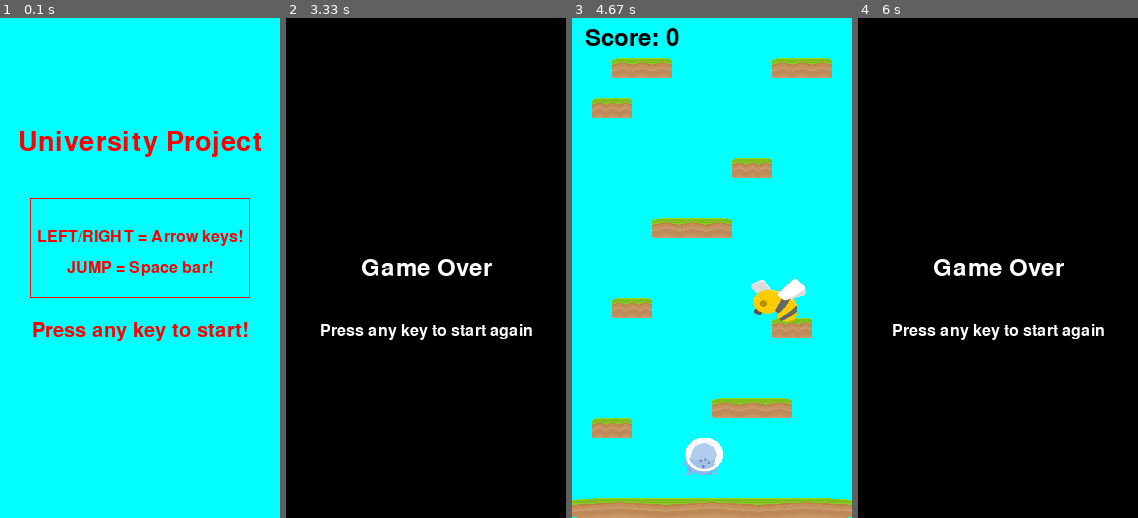
Above: before the commit, frames 1-4 (left to right).
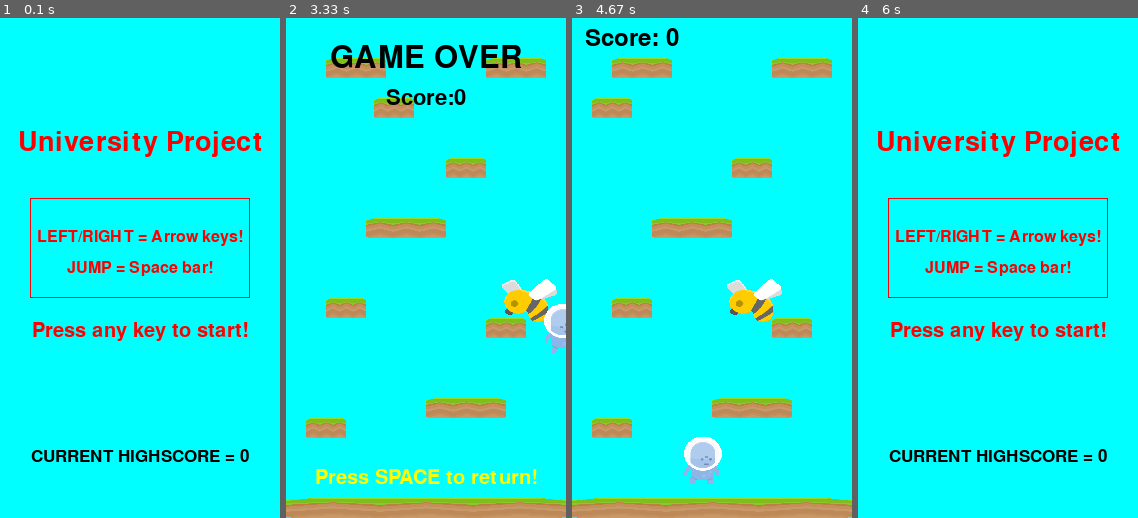
Above: after the commit, the same moments.

Repository: Calum-Johnston/pygame_2d_platformer
Game: pygame game, started from main.py
The game is run twice, just before and just after one commit, with the same random seed, the same clock (stepped at 60 frames per second) and the same inputs.
Inputs:
- Up to frame 1 (0.1 s): no input
- Up to frame 2 (3.33 s): tap Space at 0.33, 1.23, 1.53, 1.73, 2.03, 2.23, 2.53, 3.13 s; hold Space 0.67-1.13 s; hold Right 0.67-1.13 s; hold Right 1.17-1.63 s; hold Right 1.67-2.13 s; hold Left 2.17-2.7 s; hold Left from 3.07 s (still down)
- Up to frame 3 (4.67 s): tap Space at 3.43, 3.57, 3.87, 4.23, 4.63 s; release Left at 3.47 s; hold Right 3.5-4.13 s; hold Down 4.17-4.53 s; hold Left from 4.57 s (still down)
- Up to frame 4 (6 s): release Left at 5.03 s; hold Right 5.07-5.53 s; tap Space at 5.13, 5.43, 5.63, 5.93 s; hold Right from 5.57 s (still down)

The runs differ from the first frame. In frame 1, 1.0% of the frame differs, in the area x 11-89%, y 86-89%; in frame 2, 98%; in frame 3, 2.0%; in frame 4, 99%, in the area x 0-100%, y 0-100%.

Commit message:
Added highscore, better splashscreens, etc

Diff:
--- a/main.py
+++ b/main.py
@@ -39,19 +39,35 @@
     """ Constructor. Create all our attributes and initialize
         the game. """
     def __init__(self):
+
+        # Read in spritesheet data
+        self.player_spritesheet = SpriteSheet(PLAYER_SPRITESHEET)
+        self.enemy_spritesheet = SpriteSheet(ENEMY_SPRITESHEET)
+        self.platform_spritesheet = SpriteSheet(PLATFORM_SPRITESHEET)
+
+        # Read in pre-built platform sections
+        easy = []; medium = []; hard = []
+        for x in range(0, 5):
+            with open("sections/easy/easy_%i.txt" % (x + 1)) as textFile:
+                easy.append([line.split() for line in textFile])
+            with open("sections/medium/medium_%i.txt" % (x + 1)) as textFile:
+                medium.append([line.split() for line in textFile])
+            with open("sections/hard/hard_%i.txt" % (x + 1)) as textFile:
+                hard.append([line.split() for line in textFile])
+
+
+    """ Setups basic game variables """
+    def setupGame(self):
         # Define the player's score
         self.score = 0
 
-        # Read in data files
-        self.loadData()
-
-        # Define groups
+        # Define sprite groups
         self.player_sprites = pygame.sprite.Group()
         self.platform_sprites = pygame.sprite.Group()
         self.enemy_sprites = pygame.sprite.Group()
         self.object_sprites = pygame.sprite.Group()
 
-        # Define player
+        # Define player sprite
         self.player = Player(WIDTH / 2, HEIGHT - 50, 40, 50, self)
         self.player_sprites.add(self.player)
 
@@ -68,18 +84,10 @@
         # Create the camera
         self.camera = Camera(self)
 
-        # Run the game
-        self.run()
-
-    ''' Loads in any data required for the game '''
-    def loadData(self):
-        self.player_spritesheet = SpriteSheet(PLAYER_SPRITESHEET)
-        self.enemy_spritesheet = SpriteSheet(ENEMY_SPRITESHEET)
-        self.platform_spritesheet = SpriteSheet(PLATFORM_SPRITESHEET)
-
 
     """ Runs the game. Defines the main game loop. """
     def run(self):
+        self.setupGame()
         self.gameinstance = True
         while(self.gameinstance):
             self.events()
@@ -125,8 +133,26 @@
         self.platform_sprites.draw(screen)
         self.enemy_sprites.draw(screen)
         self.player_sprites.draw(screen)
+        if(not self.gameinstance):
+            self.gameOver()
         self.drawText("Score: " + str(self.score), 60, 20, 36, BLACK)
         pygame.display.flip()
+
+
+    """ Produces the game over screen """
+    def gameOver(self):
+        self.drawText("GAME OVER", WIDTH // 2, HEIGHT - 460, 46, BLACK)
+        self.drawText("Score:" + str(self.score), WIDTH // 2, HEIGHT - 420, 32, BLACK)
+        self.drawText("Press SPACE to return!", WIDTH / 2, HEIGHT - 40, 30, YELLOW)
+        pygame.display.flip()
+        keyPressed = False
+        while(not keyPressed):
+            for event in pygame.event.get():
+                if event.type == pygame.QUIT:
+                    running = False
+                if event.type == pygame.KEYUP:
+                    if(event.key == pygame.K_SPACE):
+                        keyPressed = True
 
 
     """ Loads pre-built platforms into the game (just out of view)
@@ -185,16 +211,18 @@
         screen.blit(text, text_rect)
 
 
-
-class splashScreen():
-    def __init__(self, typeScreen):
-        if typeScreen == "Start":
-            self.startSplash()
-        elif typeScreen == "End":
-            self.endSplash()
-
-    def startSplash(self):
-        self.drawStartSplash()
+    """ Returns the score """
+    def getScore(self):
+        return self.score
+
+
+class startScreen():
+    def __init__(self, highscore):
+        self.highscore = highscore
+        self.runSplashScreen()
+
+    def runSplashScreen(self):
+        self.drawSplashScreen()
         self.wait = True
         while(self.wait):
             for event in pygame.event.get():
@@ -205,31 +233,14 @@
                     self.wait = False
             clock.tick(FPS)
 
-    def drawStartSplash(self):
+    def drawSplashScreen(self):
         screen.fill(CYAN)
         self.drawText(TITLE, WIDTH / 2, HEIGHT / 4, 40, RED)
         self.drawText("LEFT/RIGHT = Arrow keys!", WIDTH / 2, HEIGHT / 8 * 3.5, 24, RED)
         self.drawText("JUMP = Space bar!", WIDTH / 2, HEIGHT / 2, 24, RED)
         self.drawText("Press any key to start!", WIDTH / 2, HEIGHT * 5 / 8, 30, RED)
+        self.drawText("CURRENT HIGHSCORE = " + str(self.highscore), WIDTH / 2, HEIGHT * 7 / 8, 26, BLACK)
         pygame.draw.rect(screen, RED, (30, 180, 220, 100), 1)
-        pygame.display.flip()
-
-    def endSplash(self):
-        self.drawEndSplash()
-        self.wait = True
-        while(self.wait):
-            for event in pygame.event.get():
-                if event.type == pygame.QUIT:
-                    self.wait = False
-                    running = False
-                if event.type == pygame.KEYUP:
-                    self.wait = False
-            clock.tick(FPS)
-
-    def drawEndSplash(self):
-        screen.fill(BLACK)
-        self.drawText("Game Over", WIDTH / 2, HEIGHT / 2, 36, WHITE)
-        self.drawText("Press any key to start again", WIDTH / 2, HEIGHT * 5 / 8, 24, WHITE)
         pygame.display.flip()
 
     def drawText(self, text, text_X, text_Y, text_Size, text_Colour):
@@ -241,9 +252,15 @@
 
 
 
+
+
 # Main program
 running = True
+highscore = 0
+game = Game()
 while(running):
-    splashScreen("Start")
-    game = Game()
-    splashScreen("End")
+    startScreen(highscore)
+    game.run()
+    score = game.getScore()
+    if(score > highscore):
+        highscore = score
